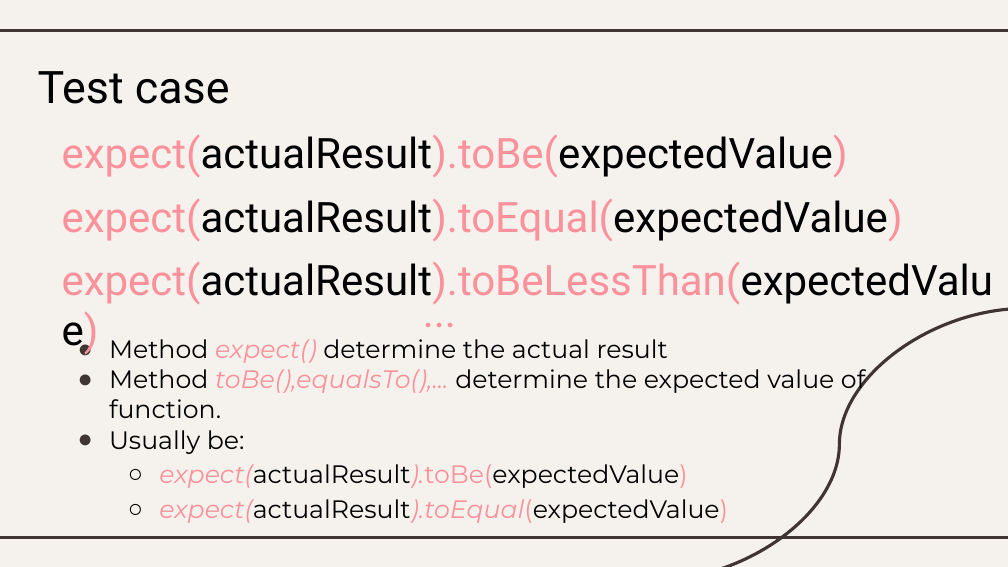
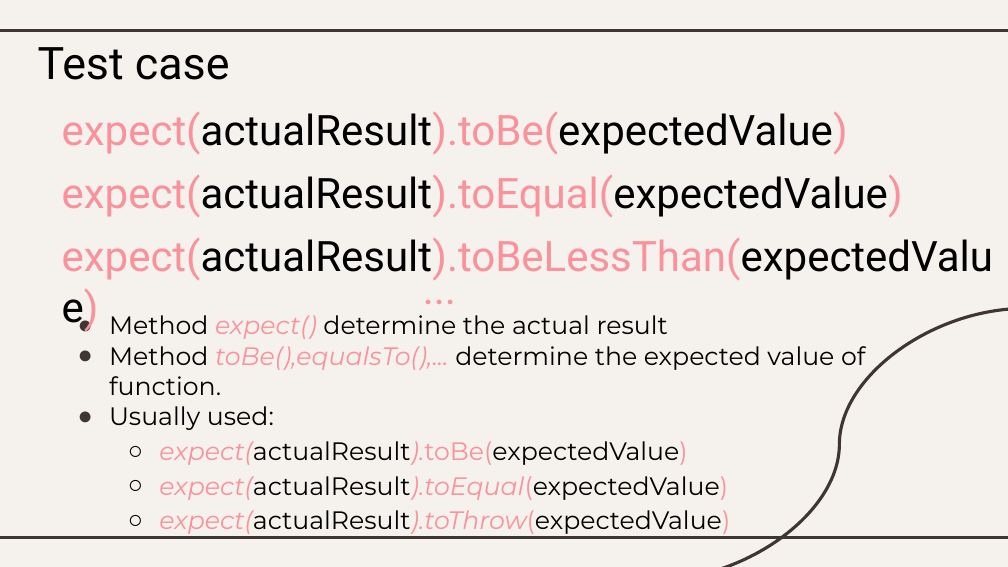
Before and after one commit to xWyvernPx/SWT, a slide deck: slide 8 of SWT.pptx. Drawn at 1008x567 pixels with LibreOffice and Linux fonts; fonts in the diff are those of the drawing. Boxes give left, top, right and bottom in pixels: in the first picture for what was removed or moved away, otherwise in the second. Text is boxed around its words. In the diff, an @@ line names an element or a change of style, - is before the commit and + after.

```diff
--- a/SWT.pptx
+++ b/SWT.pptx
@@ 4 texts, 1 title, 1 subtitle: place and size @@
-4 texts, 1 title, 1 subtitle at [38, 71, 993, 523]
+4 texts, 1 title, 1 subtitle at [38, 47, 993, 534]
@@ subtitle at [109, 406, 274, 430]: text changed @@
-● Usually be:
+● Usually used:
@@ subtitle at [159, 510, 730, 534]: paragraph added @@
+  ○ expect(actualResult).toThrow(expectedValue)
```
Also in this commit, not shown: 2 other slides changed, 6 other files.
